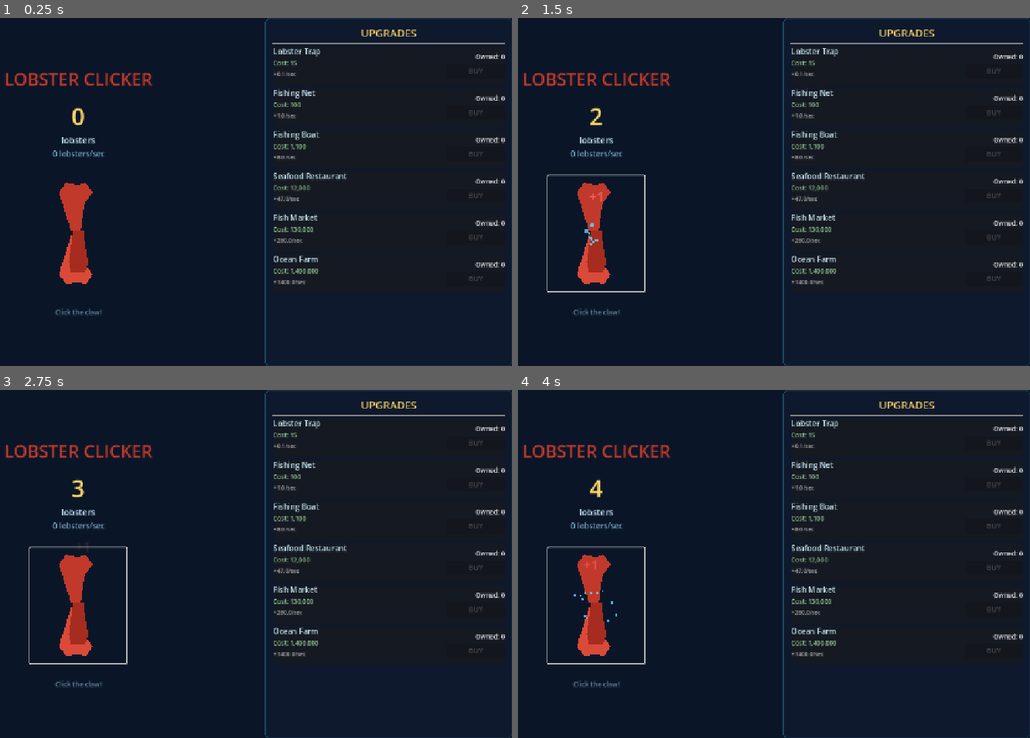
Above: before the commit, frames 1-4 (two rows, left to right).
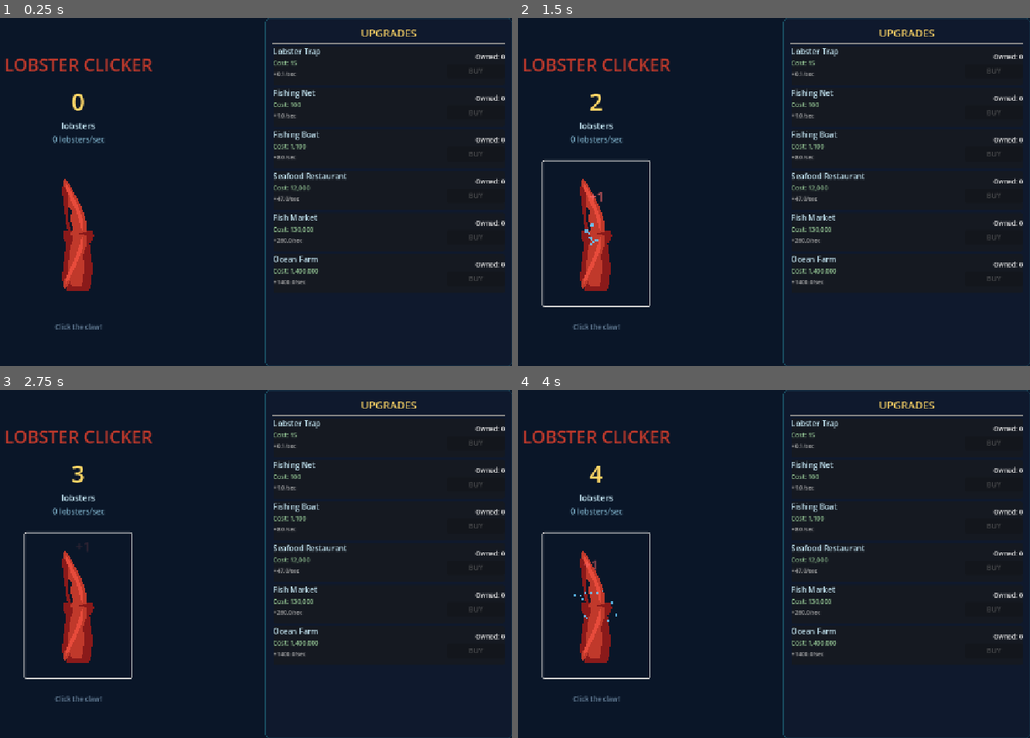
Above: after the commit, the same moments.

Repository: thecryptomasters/lobster-clicker
Game: Godot game, scene res://scenes/main.tscn
The game is run twice, just before and just after one commit, with the same random seed, the same clock (stepped at 60 frames per second) and the same inputs.
Inputs (mouse positions are in pixels of both pictures, inside the frame that each line leads up to):
- Up to frame 1 (0.25 s): no input
- Up to frame 2 (1.5 s): click (594, 233) at 0.5 s; click (594, 233) at 1.25 s
- Up to frame 3 (2.75 s): click (76, 605) at 2 s
- Up to frame 4 (4 s): tap Enter at 3.5 s

The runs differ from the first frame. In frame 1, 3.1% of the frame differs, in the area x 1-30%, y 11-90%; in frame 2, 3.8%; in frame 3, 3.9%; in frame 4, 3.9%.

Commit message:
fix: reliable browser saves + redesigned claw animation
Co-Authored-By: Claude Opus 4.6 (1M context) <noreply@anthropic.com>

Diff:
--- a/scenes/main.gd
+++ b/scenes/main.gd
@@ -5,8 +5,8 @@
 @onready var lobster_count_label: Label = %LobsterCountLabel
 @onready var lps_label: Label = %LpsLabel
 @onready var claw_button: Button = %ClawButton
-@onready var claw_top: Polygon2D = %ClawTop
-@onready var claw_bottom: Polygon2D = %ClawBottom
+@onready var top_pincer_pivot: Node2D = %TopPincerPivot
+@onready var bottom_pincer_pivot: Node2D = %BottomPincerPivot
 @onready var upgrade_container: VBoxContainer = %UpgradeContainer
 @onready var particles: CPUParticles2D = %ClickParticles
 @onready var float_text_container: Node2D = %FloatTextContainer
@@ -60,18 +60,21 @@
 	if claw_tween:
 		claw_tween.kill()
 
-	# Snap shut
+	# Resting open angle: ~13 degrees each side (≈0.227 rad set in scene)
+	var open_angle := 13.0
+
+	# Snap shut (fast) + scale squeeze
 	claw_tween = create_tween()
 	claw_tween.set_parallel(true)
-	claw_top.rotation_degrees = 0
-	claw_bottom.rotation_degrees = 0
-	claw_tween.tween_property(claw_top, "rotation_degrees", -20.0, 0.07)
-	claw_tween.tween_property(claw_bottom, "rotation_degrees", 20.0, 0.07)
+	claw_tween.tween_property(top_pincer_pivot, "rotation_degrees", 0.0, 0.08)
+	claw_tween.tween_property(bottom_pincer_pivot, "rotation_degrees", 0.0, 0.08)
+	claw_tween.tween_property(claw_button, "scale", Vector2(0.95, 0.95), 0.08)
 
-	# Snap open
+	# Open back (slower, ease out) + scale restore
 	claw_tween.chain().set_parallel(true)
-	claw_tween.tween_property(claw_top, "rotation_degrees", 0.0, 0.08).set_ease(Tween.EASE_OUT)
-	claw_tween.tween_property(claw_bottom, "rotation_degrees", 0.0, 0.08).set_ease(Tween.EASE_OUT)
+	claw_tween.tween_property(top_pincer_pivot, "rotation_degrees", -open_angle, 0.25).set_ease(Tween.EASE_OUT).set_trans(Tween.TRANS_BACK)
+	claw_tween.tween_property(bottom_pincer_pivot, "rotation_degrees", open_angle, 0.25).set_ease(Tween.EASE_OUT).set_trans(Tween.TRANS_BACK)
+	claw_tween.tween_property(claw_button, "scale", Vector2(1.0, 1.0), 0.25).set_ease(Tween.EASE_OUT)
 
 func _spawn_float_text(amount: float) -> void:
 	var label := Label.new()
--- a/scenes/main.tscn
+++ b/scenes/main.tscn
@@ -88,33 +88,66 @@
 
 [node name="ClawCenter" type="CenterContainer" parent="HBoxContainer/LeftPanel"]
 layout_mode = 2
-custom_minimum_size = Vector2(0, 250)
+custom_minimum_size = Vector2(0, 310)
 
 [node name="ClawButton" type="Button" parent="HBoxContainer/LeftPanel/ClawCenter"]
 unique_name_in_owner = true
 layout_mode = 2
-custom_minimum_size = Vector2(200, 240)
+custom_minimum_size = Vector2(220, 300)
+pivot_offset = Vector2(110, 150)
 flat = true
 theme_override_styles/normal = null
 
 [node name="ClawPivot" type="Node2D" parent="HBoxContainer/LeftPanel/ClawCenter/ClawButton"]
-position = Vector2(100, 120)
-
-[node name="ClawTop" type="Polygon2D" parent="HBoxContainer/LeftPanel/ClawCenter/ClawButton/ClawPivot"]
-unique_name_in_owner = true
-position = Vector2(0, -5)
-polygon = PackedVector2Array(-15, 0, -40, -80, -25, -100, 0, -95, 15, -100, 30, -80, 15, -60, 10, -40, 5, 0)
+position = Vector2(110, 150)
+
+[node name="ClawArm" type="Polygon2D" parent="HBoxContainer/LeftPanel/ClawCenter/ClawButton/ClawPivot"]
+polygon = PackedVector2Array(-22, 10, -26, 40, -30, 70, -28, 100, -22, 120, 22, 120, 28, 100, 30, 70, 26, 40, 22, 10)
+color = Color(0.545, 0.102, 0.102, 1)
+
+[node name="ClawArmHighlight" type="Polygon2D" parent="HBoxContainer/LeftPanel/ClawCenter/ClawButton/ClawPivot"]
+polygon = PackedVector2Array(-14, 15, -18, 40, -20, 70, -18, 95, -14, 110, 6, 110, 10, 95, 12, 70, 10, 40, 6, 15)
 color = Color(0.753, 0.224, 0.169, 1)
 
-[node name="ClawBottom" type="Polygon2D" parent="HBoxContainer/LeftPanel/ClawCenter/ClawButton/ClawPivot"]
-unique_name_in_owner = true
-position = Vector2(0, 5)
-polygon = PackedVector2Array(-15, 0, -40, 80, -25, 100, 0, 95, 15, 100, 30, 80, 15, 60, 10, 40, 5, 0)
-color = Color(0.851, 0.294, 0.224, 1)
-
-[node name="ClawArm" type="Polygon2D" parent="HBoxContainer/LeftPanel/ClawCenter/ClawButton/ClawPivot"]
-polygon = PackedVector2Array(-12, -5, -12, 5, -20, 60, -15, 80, 15, 80, 20, 60, 12, 5, 12, -5)
-color = Color(0.651, 0.173, 0.125, 1)
+[node name="ClawJoint" type="Polygon2D" parent="HBoxContainer/LeftPanel/ClawCenter/ClawButton/ClawPivot"]
+polygon = PackedVector2Array(-30, -5, -32, 5, -28, 18, -18, 22, 18, 22, 28, 18, 32, 5, 30, -5)
+color = Color(0.545, 0.102, 0.102, 1)
+
+[node name="TopPincerPivot" type="Node2D" parent="HBoxContainer/LeftPanel/ClawCenter/ClawButton/ClawPivot"]
+unique_name_in_owner = true
+rotation = -0.227
+position = Vector2(0, 0)
+
+[node name="ClawTop" type="Polygon2D" parent="HBoxContainer/LeftPanel/ClawCenter/ClawButton/ClawPivot/TopPincerPivot"]
+unique_name_in_owner = true
+polygon = PackedVector2Array(18, 0, 20, -10, 22, -25, 20, -45, 16, -65, 10, -85, 6, -100, 2, -112, -2, -118, -6, -112, -8, -100, -6, -90, -2, -80, -6, -72, -10, -65, -6, -55, -2, -48, -6, -40, -10, -30, -8, -18, -10, -8, -18, 0)
+color = Color(0.753, 0.224, 0.169, 1)
+
+[node name="ClawTopShadow" type="Polygon2D" parent="HBoxContainer/LeftPanel/ClawCenter/ClawButton/ClawPivot/TopPincerPivot"]
+polygon = PackedVector2Array(-18, 0, -14, -8, -14, -18, -14, -30, -12, -40, -8, -55, -6, -65, -4, -80, -2, -90, -6, -100, -8, -105, -12, -100, -14, -85, -16, -65, -18, -45, -20, -25, -20, -10, -18, 0)
+color = Color(0.545, 0.102, 0.102, 1)
+
+[node name="ClawTopHighlight" type="Polygon2D" parent="HBoxContainer/LeftPanel/ClawCenter/ClawButton/ClawPivot/TopPincerPivot"]
+polygon = PackedVector2Array(10, -2, 14, -12, 16, -25, 14, -45, 10, -65, 6, -85, 2, -100, -2, -108, -4, -100, -2, -85, 2, -65, 6, -45, 8, -25, 8, -12, 10, -2)
+color = Color(0.906, 0.298, 0.235, 1)
+
+[node name="BottomPincerPivot" type="Node2D" parent="HBoxContainer/LeftPanel/ClawCenter/ClawButton/ClawPivot"]
+unique_name_in_owner = true
+rotation = 0.227
+position = Vector2(0, 0)
+
+[node name="ClawBottom" type="Polygon2D" parent="HBoxContainer/LeftPanel/ClawCenter/ClawButton/ClawPivot/BottomPincerPivot"]
+unique_name_in_owner = true
+polygon = PackedVector2Array(18, 0, 20, 10, 22, 25, 20, 45, 16, 65, 10, 85, 6, 100, 2, 112, -2, 118, -6, 112, -8, 100, -6, 90, -2, 80, -6, 72, -10, 65, -6, 55, -2, 48, -6, 40, -10, 30, -8, 18, -10, 8, -18, 0)
+color = Color(0.753, 0.224, 0.169, 1)
+
+[node name="ClawBottomShadow" type="Polygon2D" parent="HBoxContainer/LeftPanel/ClawCenter/ClawButton/ClawPivot/BottomPincerPivot"]
+polygon = PackedVector2Array(-18, 0, -14, 8, -14, 18, -14, 30, -12, 40, -8, 55, -6, 65, -4, 80, -2, 90, -6, 100, -8, 105, -12, 100, -14, 85, -16, 65, -18, 45, -20, 25, -20, 10, -18, 0)
+color = Color(0.545, 0.102, 0.102, 1)
+
+[node name="ClawBottomHighlight" type="Polygon2D" parent="HBoxContainer/LeftPanel/ClawCenter/ClawButton/ClawPivot/BottomPincerPivot"]
+polygon = PackedVector2Array(10, 2, 14, 12, 16, 25, 14, 45, 10, 65, 6, 85, 2, 100, -2, 108, -4, 100, -2, 85, 2, 65, 6, 45, 8, 25, 8, 12, 10, 2)
+color = Color(0.906, 0.298, 0.235, 1)
 
 [node name="ClickParticles" type="CPUParticles2D" parent="HBoxContainer/LeftPanel/ClawCenter/ClawButton/ClawPivot"]
 unique_name_in_owner = true
--- a/scripts/save_manager.gd
+++ b/scripts/save_manager.gd
@@ -6,13 +6,32 @@
 var save_timer: float = 0.0
 var offline_earnings: float = 0.0
 
+# Must keep references to prevent GC of JS callbacks
+var _beforeunload_cb: JavaScriptObject
+var _visibility_cb: JavaScriptObject
+
 func _ready() -> void:
 	load_game()
+	if OS.has_feature("web"):
+		_beforeunload_cb = JavaScriptBridge.create_callback(_on_browser_beforeunload)
+		_visibility_cb = JavaScriptBridge.create_callback(_on_browser_visibility_change)
+		var window := JavaScriptBridge.get_interface("window")
+		window.addEventListener("beforeunload", _beforeunload_cb)
+		var document := JavaScriptBridge.get_interface("document")
+		document.addEventListener("visibilitychange", _visibility_cb)
 
 func _process(delta: float) -> void:
 	save_timer += delta
 	if save_timer >= SAVE_INTERVAL:
 		save_timer = 0.0
+		save_game()
+
+func _on_browser_beforeunload(_args: Array) -> void:
+	save_game()
+
+func _on_browser_visibility_change(_args: Array) -> void:
+	var hidden = JavaScriptBridge.eval("document.visibilityState === 'hidden';")
+	if hidden:
 		save_game()
 
 func save_game() -> void:
@@ -60,3 +79,5 @@
 func _notification(what: int) -> void:
 	if what == NOTIFICATION_WM_CLOSE_REQUEST or what == NOTIFICATION_WM_GO_BACK_REQUEST:
 		save_game()
+	if what == NOTIFICATION_APPLICATION_FOCUS_OUT:
+		save_game()
Not shown, changed: export/index.pck
